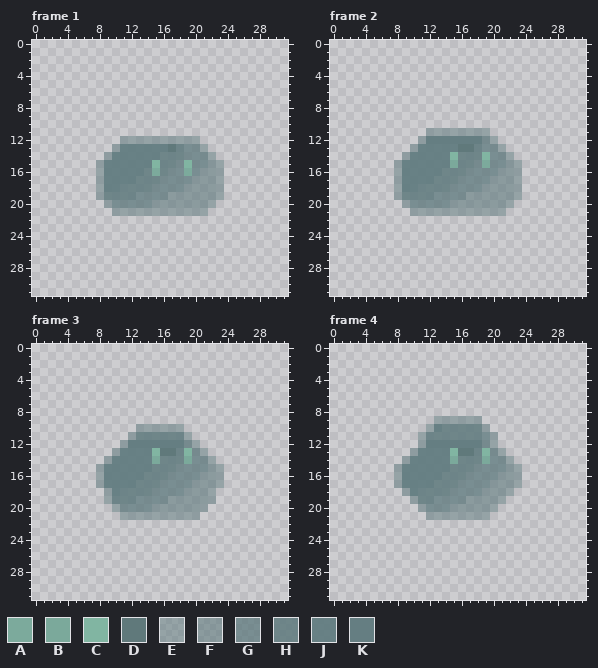
Pixel-art file, stored at sprites/source/slime_version1.ase. Above is the file before it was changed.
32x32 pixels, 25 frames. Colours within 5 levels of each other are drawn and written as one. Shown: frame 1, frame 2, frame 3, frame 4. The commit also changed other frames, which this record leaves out.
Palette (. is transparent): A #7aa99bf8  B #7ba99b  C #81b5a2  D #60797b  E #627c8085  F #627c809e  G #627c80c7  H #627c80e1  J #627c80f0  K #627c80f8
Now the later version:
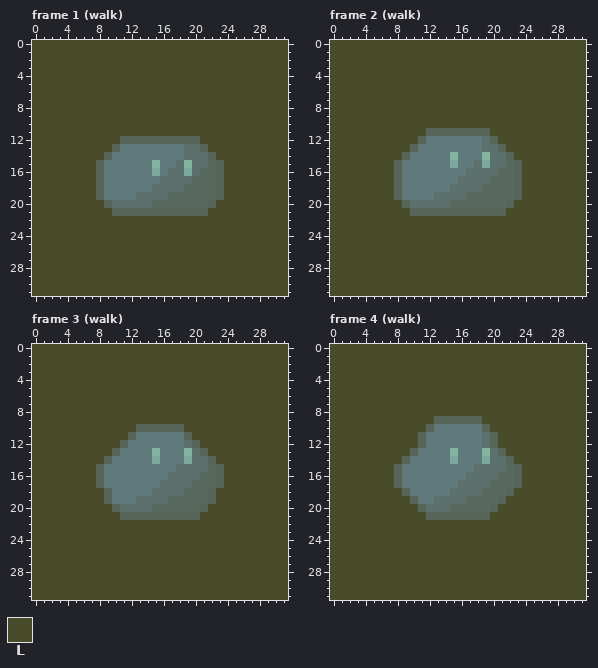
Colours new in this view: L #484c2a
Author's note on the commit: import slime walk
Difference:
layer "bg" added
layer "slime" added
layer "Layer 1" removed
colour E: #627c8085 -> #566557
colour F: #627c809e -> #586a5f
colour G: #627c80c7 -> #5c716d
Changed rows in their new state; - is a pixel that keeps its letter.
Frame 1 (walk), layers "slime", "bg":
first column x 0:
 0 LLLLLLLLLLLLLLLLLLLLLLLLLLLLLLLL
 1 LLLLLLLLLLLLLLLLLLLLLLLLLLLLLLLL
 2 LLLLLLLLLLLLLLLLLLLLLLLLLLLLLLLL
 3 LLLLLLLLLLLLLLLLLLLLLLLLLLLLLLLL
 4 LLLLLLLLLLLLLLLLLLLLLLLLLLLLLLLL
 5 LLLLLLLLLLLLLLLLLLLLLLLLLLLLLLLL
 6 LLLLLLLLLLLLLLLLLLLLLLLLLLLLLLLL
 7 LLLLLLLLLLLLLLLLLLLLLLLLLLLLLLLL
 8 LLLLLLLLLLLLLLLLLLLLLLLLLLLLLLLL
 9 LLLLLLLLLLLLLLLLLLLLLLLLLLLLLLLL
10 LLLLLLLLLLLLLLLLLLLLLLLLLLLLLLLL
11 LLLLLLLLLLLLLLLLLLLLLLLLLLLLLLLL
12 LLLLLLLLLLL----------LLLLLLLLLLL
13 LLLLLLLLLL-DDDDDD-D---LLLLLLLLLL
14 LLLLLLLLL-DDDDDDDDD----LLLLLLLLL
15 LLLLLLLL-DDDDDD-DD------LLLLLLLL
16 LLLLLLLL-DDDDDDBD--B----LLLLLLLL
17 LLLLLLLL-DDDDDDD--------LLLLLLLL
18 LLLLLLLL-DDDDDD---------LLLLLLLL
19 LLLLLLLL-DDDD-----------LLLLLLLL
20 LLLLLLLLL--------------LLLLLLLLL
21 LLLLLLLLLL------------LLLLLLLLLL
22 LLLLLLLLLLLLLLLLLLLLLLLLLLLLLLLL
23 LLLLLLLLLLLLLLLLLLLLLLLLLLLLLLLL
24 LLLLLLLLLLLLLLLLLLLLLLLLLLLLLLLL
25 LLLLLLLLLLLLLLLLLLLLLLLLLLLLLLLL
26 LLLLLLLLLLLLLLLLLLLLLLLLLLLLLLLL
27 LLLLLLLLLLLLLLLLLLLLLLLLLLLLLLLL
28 LLLLLLLLLLLLLLLLLLLLLLLLLLLLLLLL
29 LLLLLLLLLLLLLLLLLLLLLLLLLLLLLLLL
30 LLLLLLLLLLLLLLLLLLLLLLLLLLLLLLLL
31 LLLLLLLLLLLLLLLLLLLLLLLLLLLLLLLL
Frame 2 (walk), layers "slime", "bg":
first column x 0:
 0 LLLLLLLLLLLLLLLLLLLLLLLLLLLLLLLL
 1 LLLLLLLLLLLLLLLLLLLLLLLLLLLLLLLL
 2 LLLLLLLLLLLLLLLLLLLLLLLLLLLLLLLL
 3 LLLLLLLLLLLLLLLLLLLLLLLLLLLLLLLL
 4 LLLLLLLLLLLLLLLLLLLLLLLLLLLLLLLL
 5 LLLLLLLLLLLLLLLLLLLLLLLLLLLLLLLL
 6 LLLLLLLLLLLLLLLLLLLLLLLLLLLLLLLL
 7 LLLLLLLLLLLLLLLLLLLLLLLLLLLLLLLL
 8 LLLLLLLLLLLLLLLLLLLLLLLLLLLLLLLL
 9 LLLLLLLLLLLLLLLLLLLLLLLLLLLLLLLL
10 LLLLLLLLLLLLLLLLLLLLLLLLLLLLLLLL
11 LLLLLLLLLLLL--------LLLLLLLLLLLL
12 LLLLLLLLLLL-DDDDDDD--LLLLLLLLLLL
13 LLLLLLLLLL-DDDDD--D---LLLLLLLLLL
14 LLLLLLLLL-DDDDD-DDD----LLLLLLLLL
15 LLLLLLLL-DDDDDD-DD-B----LLLLLLLL
16 LLLLLLLL-DDDDDDDD-------LLLLLLLL
17 LLLLLLLL-DDDDDDD--------LLLLLLLL
18 LLLLLLLL-DDDDDD---------LLLLLLLL
19 LLLLLLLL-DDDD-----------LLLLLLLL
20 LLLLLLLLL--------------LLLLLLLLL
21 LLLLLLLLLL------------LLLLLLLLLL
22 LLLLLLLLLLLLLLLLLLLLLLLLLLLLLLLL
23 LLLLLLLLLLLLLLLLLLLLLLLLLLLLLLLL
24 LLLLLLLLLLLLLLLLLLLLLLLLLLLLLLLL
25 LLLLLLLLLLLLLLLLLLLLLLLLLLLLLLLL
26 LLLLLLLLLLLLLLLLLLLLLLLLLLLLLLLL
27 LLLLLLLLLLLLLLLLLLLLLLLLLLLLLLLL
28 LLLLLLLLLLLLLLLLLLLLLLLLLLLLLLLL
29 LLLLLLLLLLLLLLLLLLLLLLLLLLLLLLLL
30 LLLLLLLLLLLLLLLLLLLLLLLLLLLLLLLL
31 LLLLLLLLLLLLLLLLLLLLLLLLLLLLLLLL
Frame 3 (walk), layers "slime", "bg":
first column x 0:
 0 LLLLLLLLLLLLLLLLLLLLLLLLLLLLLLLL
 1 LLLLLLLLLLLLLLLLLLLLLLLLLLLLLLLL
 2 LLLLLLLLLLLLLLLLLLLLLLLLLLLLLLLL
 3 LLLLLLLLLLLLLLLLLLLLLLLLLLLLLLLL
 4 LLLLLLLLLLLLLLLLLLLLLLLLLLLLLLLL
 5 LLLLLLLLLLLLLLLLLLLLLLLLLLLLLLLL
 6 LLLLLLLLLLLLLLLLLLLLLLLLLLLLLLLL
 7 LLLLLLLLLLLLLLLLLLLLLLLLLLLLLLLL
 8 LLLLLLLLLLLLLLLLLLLLLLLLLLLLLLLL
 9 LLLLLLLLLLLLLLLLLLLLLLLLLLLLLLLL
10 LLLLLLLLLLLLL------LLLLLLLLLLLLL
11 LLLLLLLLLLLL-DDDDDD-LLLLLLLLLLLL
12 LLLLLLLLLLL-DDDDDDD--LLLLLLLLLLL
13 LLLLLLLLLL-DDDD---D---LLLLLLLLLL
14 LLLLLLLLL-DDDDD-DDD----LLLLLLLLL
15 LLLLLLLL-DDDDDDDDD------LLLLLLLL
16 LLLLLLLL-DDDDDDDD-------LLLLLLLL
17 LLLLLLLL-DDDDDDD--------LLLLLLLL
18 LLLLLLLLL-DDDDD--------LLLLLLLLL
19 LLLLLLLLL-DDD----------LLLLLLLLL
20 LLLLLLLLLL------------LLLLLLLLLL
21 LLLLLLLLLLL----------LLLLLLLLLLL
22 LLLLLLLLLLLLLLLLLLLLLLLLLLLLLLLL
23 LLLLLLLLLLLLLLLLLLLLLLLLLLLLLLLL
24 LLLLLLLLLLLLLLLLLLLLLLLLLLLLLLLL
25 LLLLLLLLLLLLLLLLLLLLLLLLLLLLLLLL
26 LLLLLLLLLLLLLLLLLLLLLLLLLLLLLLLL
27 LLLLLLLLLLLLLLLLLLLLLLLLLLLLLLLL
28 LLLLLLLLLLLLLLLLLLLLLLLLLLLLLLLL
29 LLLLLLLLLLLLLLLLLLLLLLLLLLLLLLLL
30 LLLLLLLLLLLLLLLLLLLLLLLLLLLLLLLL
31 LLLLLLLLLLLLLLLLLLLLLLLLLLLLLLLL
Frame 4 (walk), layers "slime", "bg":
first column x 0:
 0 LLLLLLLLLLLLLLLLLLLLLLLLLLLLLLLL
 1 LLLLLLLLLLLLLLLLLLLLLLLLLLLLLLLL
 2 LLLLLLLLLLLLLLLLLLLLLLLLLLLLLLLL
 3 LLLLLLLLLLLLLLLLLLLLLLLLLLLLLLLL
 4 LLLLLLLLLLLLLLLLLLLLLLLLLLLLLLLL
 5 LLLLLLLLLLLLLLLLLLLLLLLLLLLLLLLL
 6 LLLLLLLLLLLLLLLLLLLLLLLLLLLLLLLL
 7 LLLLLLLLLLLLLLLLLLLLLLLLLLLLLLLL
 8 LLLLLLLLLLLLLLLLLLLLLLLLLLLLLLLL
 9 LLLLLLLLLLLLL------LLLLLLLLLLLLL
10 LLLLLLLLLLLL-DDDDDD-LLLLLLLLLLLL
11 LLLLLLLLLLL-DDDDDDD--LLLLLLLLLLL
12 LLLLLLLLLLL-DDDDDDD--LLLLLLLLLLL
13 LLLLLLLLLL-DDDD---D---LLLLLLLLLL
14 LLLLLLLLL-DDDDD-DDD----LLLLLLLLL
15 LLLLLLLL-DDDDDDDDD------LLLLLLLL
16 LLLLLLLL-DDDDDDDD-------LLLLLLLL
17 LLLLLLLL-DDDDDDD--------LLLLLLLL
18 LLLLLLLLL-DDDDD--------LLLLLLLLL
19 LLLLLLLLLL-DD---------LLLLLLLLLL
20 LLLLLLLLLLL----------LLLLLLLLLLL
21 LLLLLLLLLLLL--------LLLLLLLLLLLL
22 LLLLLLLLLLLLLLLLLLLLLLLLLLLLLLLL
23 LLLLLLLLLLLLLLLLLLLLLLLLLLLLLLLL
24 LLLLLLLLLLLLLLLLLLLLLLLLLLLLLLLL
25 LLLLLLLLLLLLLLLLLLLLLLLLLLLLLLLL
26 LLLLLLLLLLLLLLLLLLLLLLLLLLLLLLLL
27 LLLLLLLLLLLLLLLLLLLLLLLLLLLLLLLL
28 LLLLLLLLLLLLLLLLLLLLLLLLLLLLLLLL
29 LLLLLLLLLLLLLLLLLLLLLLLLLLLLLLLL
30 LLLLLLLLLLLLLLLLLLLLLLLLLLLLLLLL
31 LLLLLLLLLLLLLLLLLLLLLLLLLLLLLLLL
